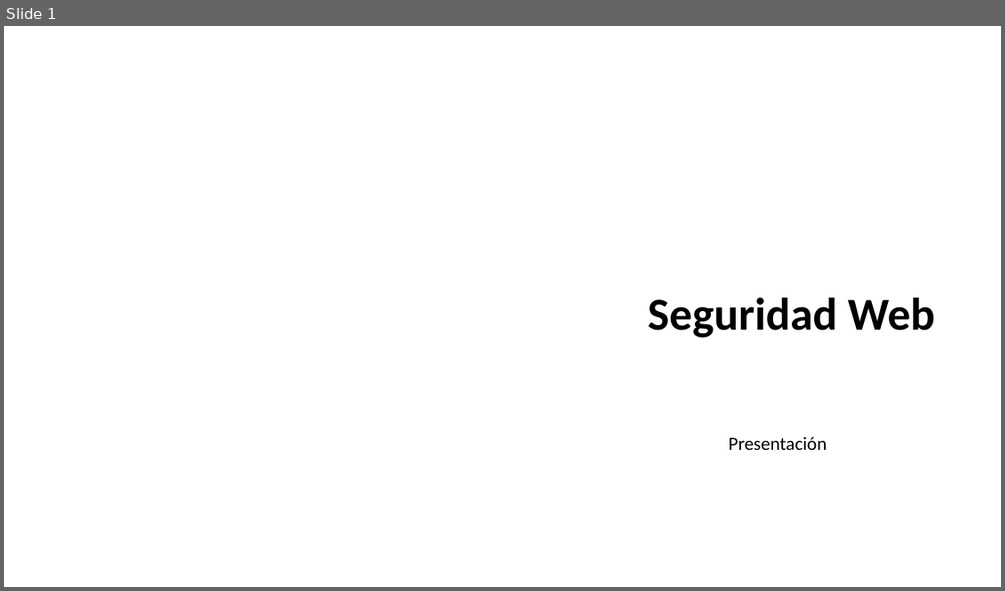
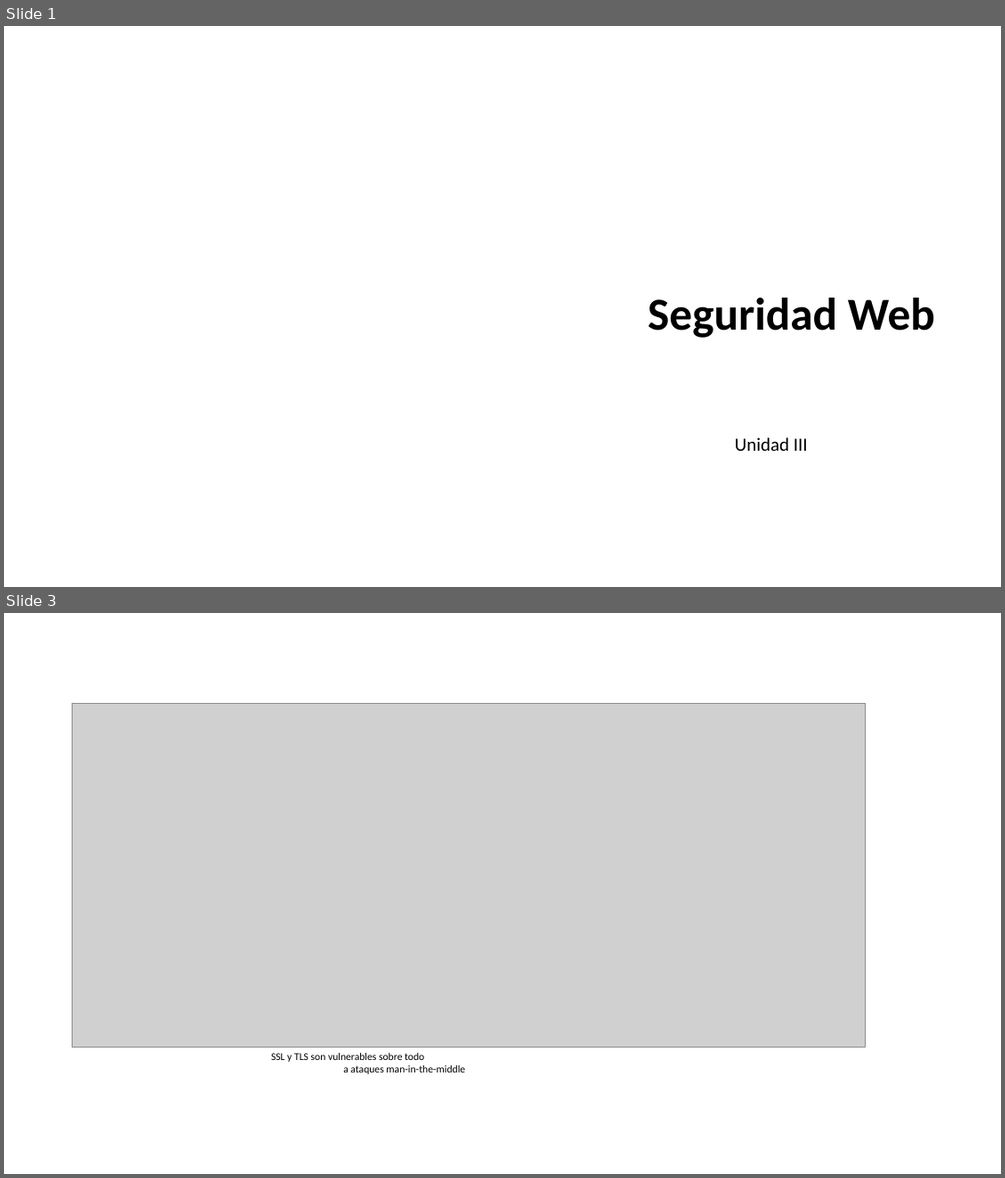
Before and after one commit to dcevallossalas/ITQ, a slide deck: Clases/Unidad3.pptx. Shown one above the other, each under a label of ours: slide 1 before the commit, slides 1 and 3 after it; the slides between them are not shown. The pictures are 1005x591 and 1005x1178 pixels, drawn with LibreOffice and Linux fonts; fonts in the diff are those of the drawing; grey boxes stand for pictures; background and template pictures are left out. Boxes give left, top, right and bottom in pixels: in the first picture for what was removed or moved away, otherwise in the second. Text is boxed around its words. In the diff, an @@ line names an element or a change of style, - is before the commit and + after.

Commit message:
Unidad 3
Unidad 3

```diff
--- a/Clases/Unidad3.pptx
+++ b/Clases/Unidad3.pptx
@@ slide 3 added at bbox=[4, 613, 1001, 1174], background picture (left out) @@
@@ picture added at bbox=[72, 704, 866, 1046] @@
@@ text added at bbox=[271, 1053, 465, 1074], 10 pt, text #000000 @@
+SSL y TLS son vulnerables sobre todo
+a ataques man-in-the-middle
@@ slide 1 changed as well @@
@@ text at bbox=[735, 437, 808, 451]: text changed @@
-Presentación
+Unidad III
```
Also in this commit, not shown: 7 other slides added, 1 slide removed, 4 other files.
